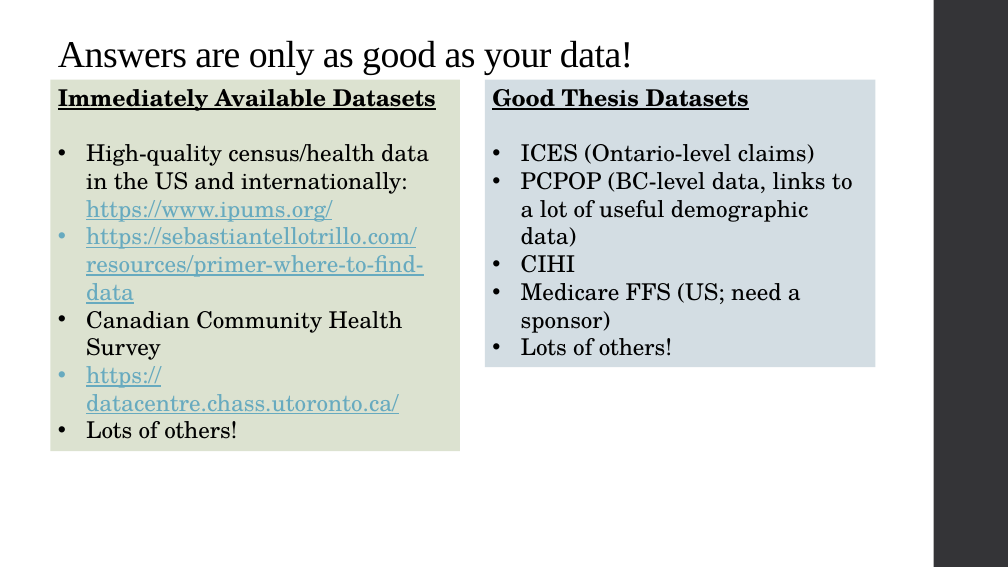
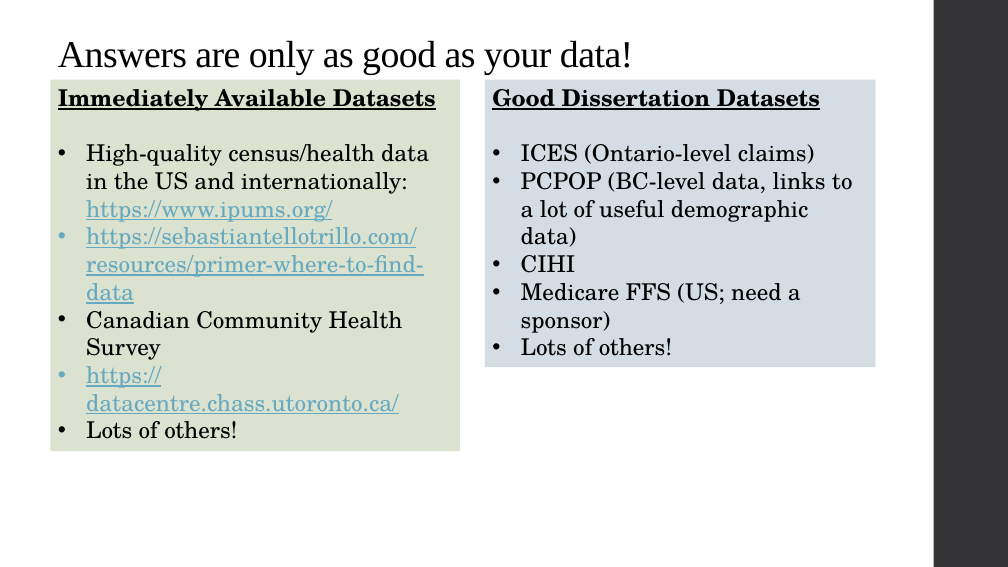
Before and after one commit to alex-hoagland/HAD5744, a slide deck: slide 4 of Lecture05_DataCleaning/Lecture5_DataCleaning-ResearchDesign.pptx. Drawn at 1008x567 pixels with LibreOffice and Linux fonts; fonts in the diff are those of the drawing. Boxes give left, top, right and bottom in pixels: in the first picture for what was removed or moved away, otherwise in the second. Text is boxed around its words. In the diff, an @@ line names an element or a change of style, - is before the commit and + after.

```diff
--- a/Lecture05_DataCleaning/Lecture5_DataCleaning-ResearchDesign.pptx
+++ b/Lecture05_DataCleaning/Lecture5_DataCleaning-ResearchDesign.pptx
@@ text in rectangle at <box>492,89,820,110</box>: text changed @@
-Good Thesis Datasets
+Good Dissertation Datasets
```
Also in this commit, not shown: 1 other slide changed, 19 slides added, 11 slides removed, 7 other files.
